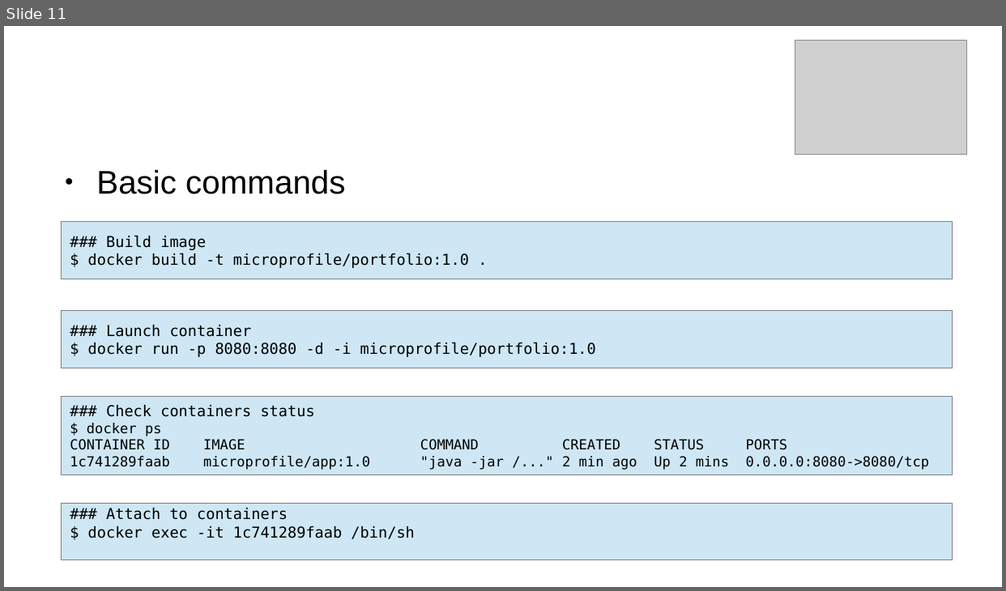
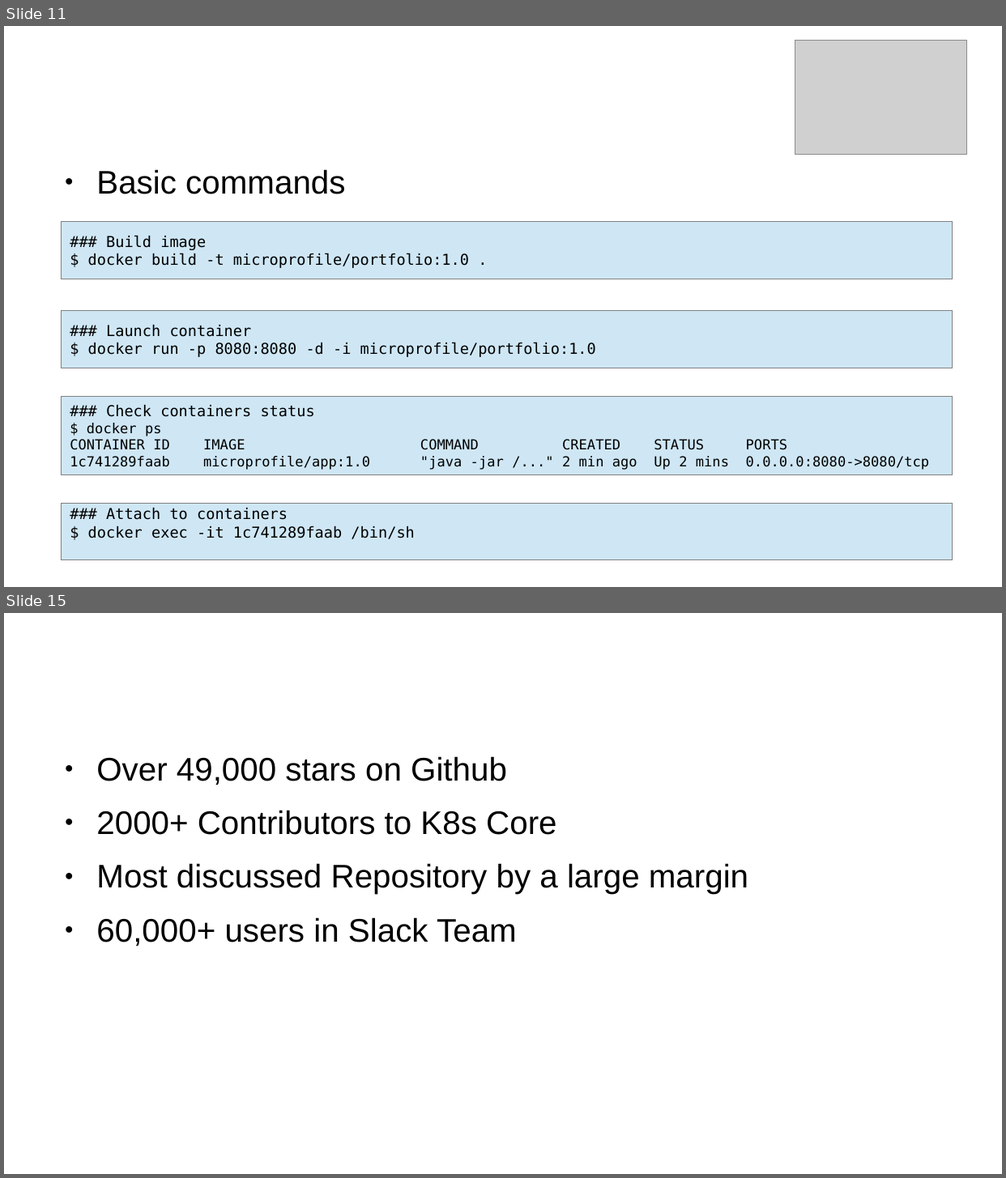
Before and after one commit to BaptisteMeynier/Kubernetes-Presentation, a slide deck: doc/presentationKube.odp. Shown one above the other, each under a label of ours: slide 11 before the commit, slides 11 and 15 after it; the slides between them are not shown. The pictures are 1006x591 and 1006x1178 pixels, drawn with LibreOffice and Linux fonts; fonts in the diff are those of the drawing; grey boxes stand for pictures; background and template pictures are left out. Boxes give left, top, right and bottom in pixels: in the first picture for what was removed or moved away, otherwise in the second. Text is boxed around its words. In the diff, an @@ line names an element or a change of style, - is before the commit and + after.

```diff
--- a/doc/presentationKube.odp
+++ b/doc/presentationKube.odp
@@ slide 15 added at (4, 613, 1002, 1174), background #FFFFFF @@
@@ title added at (53, 635, 749, 727), 35.7 pt, text #FFFFFF @@
+Project Stats
@@ text added at (96, 756, 748, 947), 26 pt, text #000000 @@
+● Over 49,000 stars on Github
+● 2000+ Contributors to K8s Core
+● Most discussed Repository by a large margin
+● 60,000+ users in Slack Team
```
Also in this commit, not shown: 7 other slides added.
